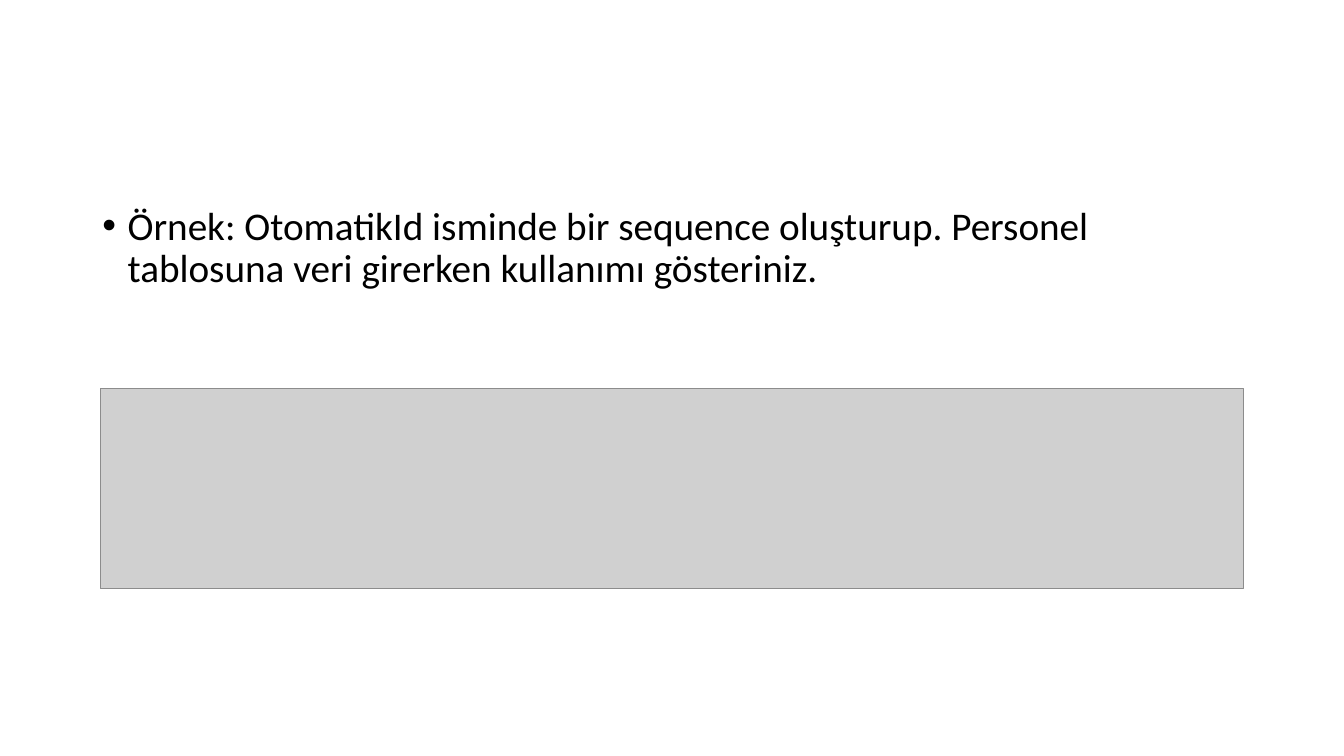
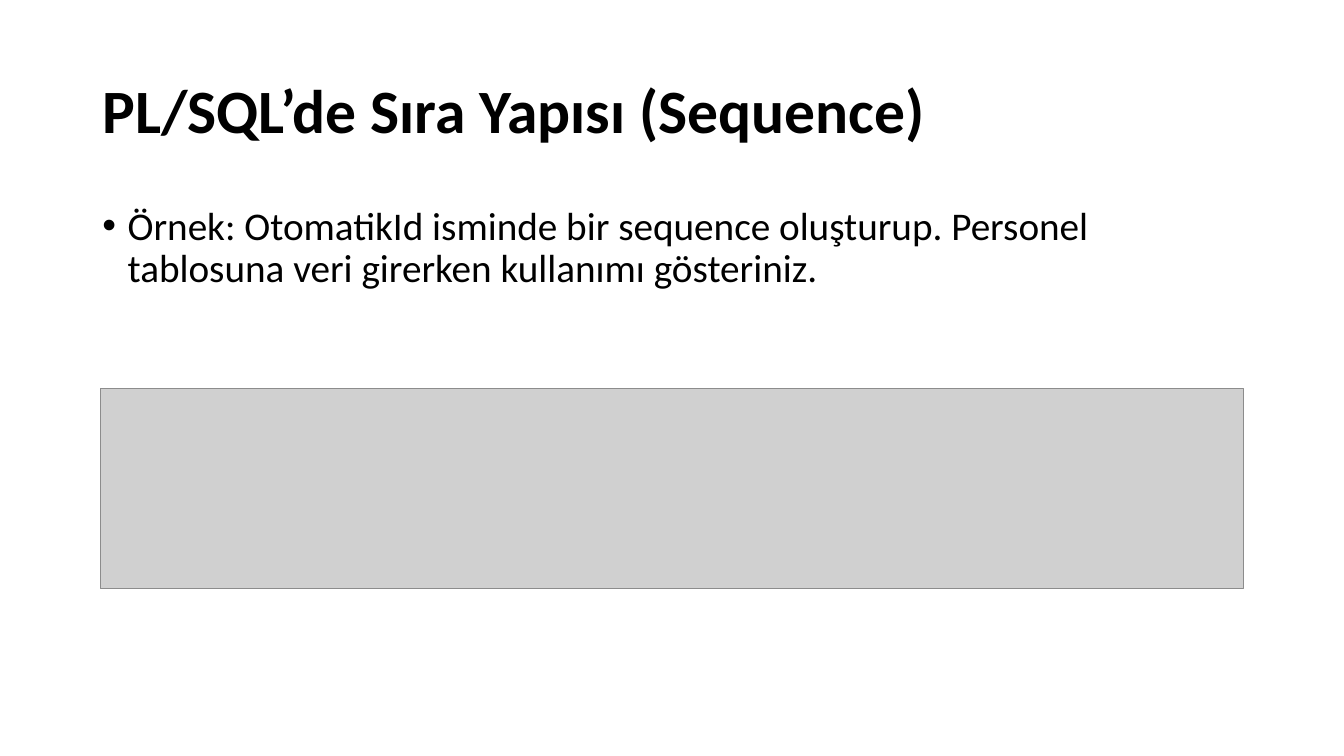
Before and after one commit to SevdanurGENC/Oracle-DB-SQL-Developer-Lecture-Notes, a slide deck: slide 24 of Slides/Oracle DB & SQL Developer - Bolum IV.pptx. Drawn at 1344x756 pixels with LibreOffice and Linux fonts; fonts in the diff are those of the drawing; grey boxes stand for pictures. Boxes give left, top, right and bottom in pixels: in the first picture for what was removed or moved away, otherwise in the second. Text is boxed around its words. In the diff, an @@ line names an element or a change of style, - is before the commit and + after.

```diff
--- a/Slides/Oracle DB & SQL Developer - Bolum IV.pptx
+++ b/Slides/Oracle DB & SQL Developer - Bolum IV.pptx
@@ title added at [102, 87, 924, 143], 44 pt, text #000000, bold @@
+PL/SQL’de Sıra Yapısı (Sequence)
```
Also in this commit, not shown: 13 other slides changed, 1 slide added, 1 slide removed, 2 other files.
